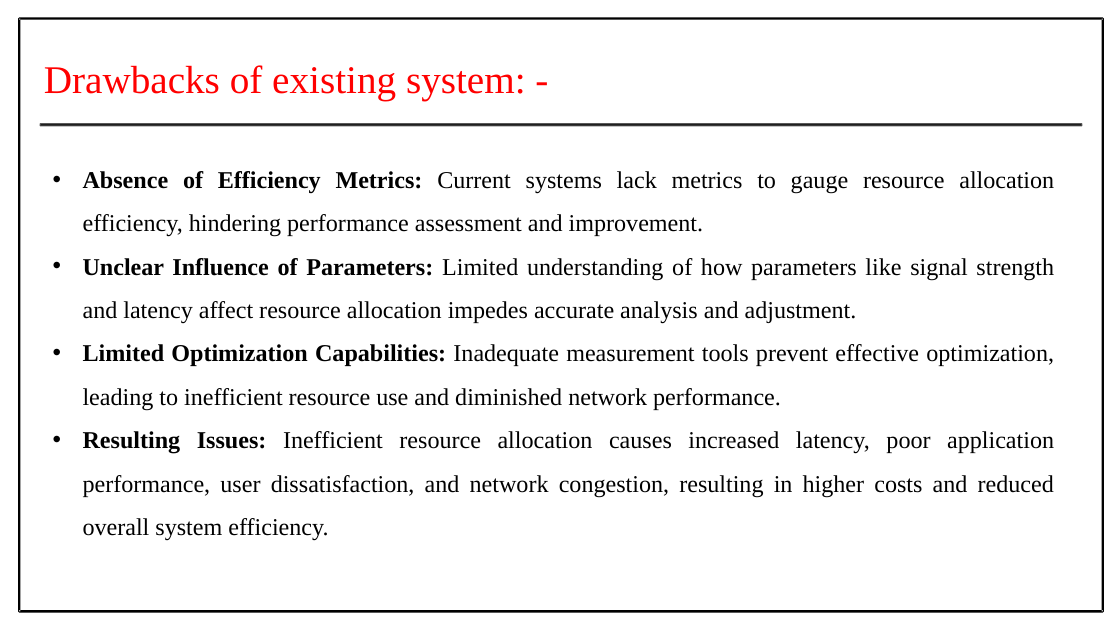
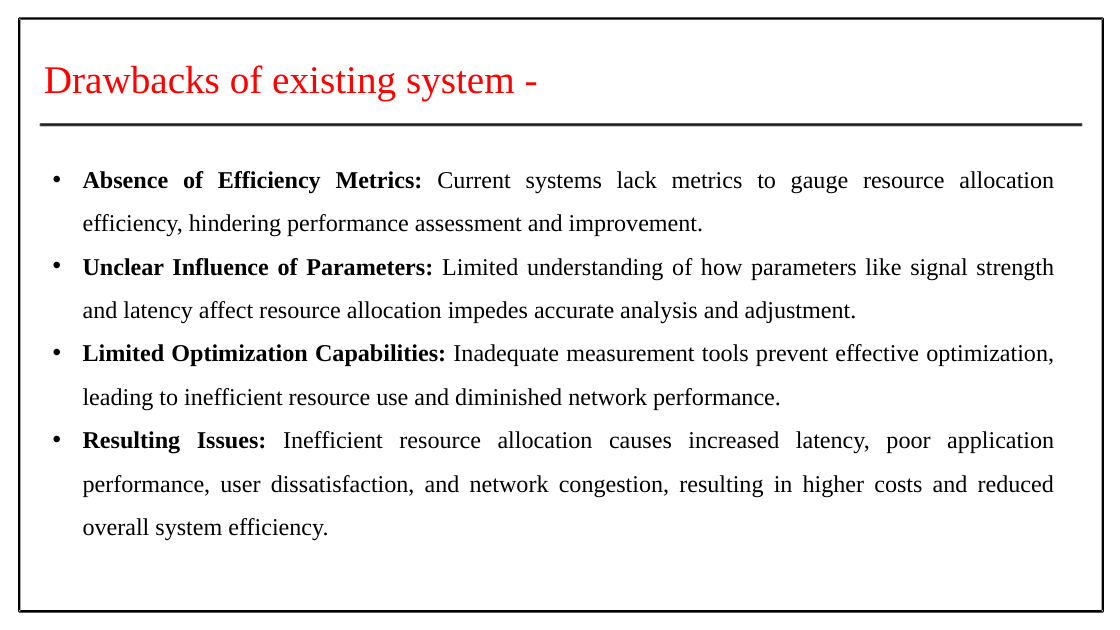
Before and after one commit to Prithiv-vijai/5g_MEC, a slide deck: slide 10 of Batch_4 IT-G2 review 1.pptx. Drawn at 1120x630 pixels with LibreOffice and Linux fonts; fonts in the diff are those of the drawing. Boxes give left, top, right and bottom in pixels: in the first picture for what was removed or moved away, otherwise in the second. Text is boxed around its words. In the diff, an @@ line names an element or a change of style, - is before the commit and + after.

```diff
--- a/Batch_4 IT-G2 review 1.pptx
+++ b/Batch_4 IT-G2 review 1.pptx
@@ text at (x1=44, y1=65, x2=515, y2=101): text changed @@
-Drawbacks of existing system: -
+Drawbacks of existing system -
```
Also in this commit, not shown: 23 other slides changed, 9 slides added, 3 slides removed, 1 other file.
